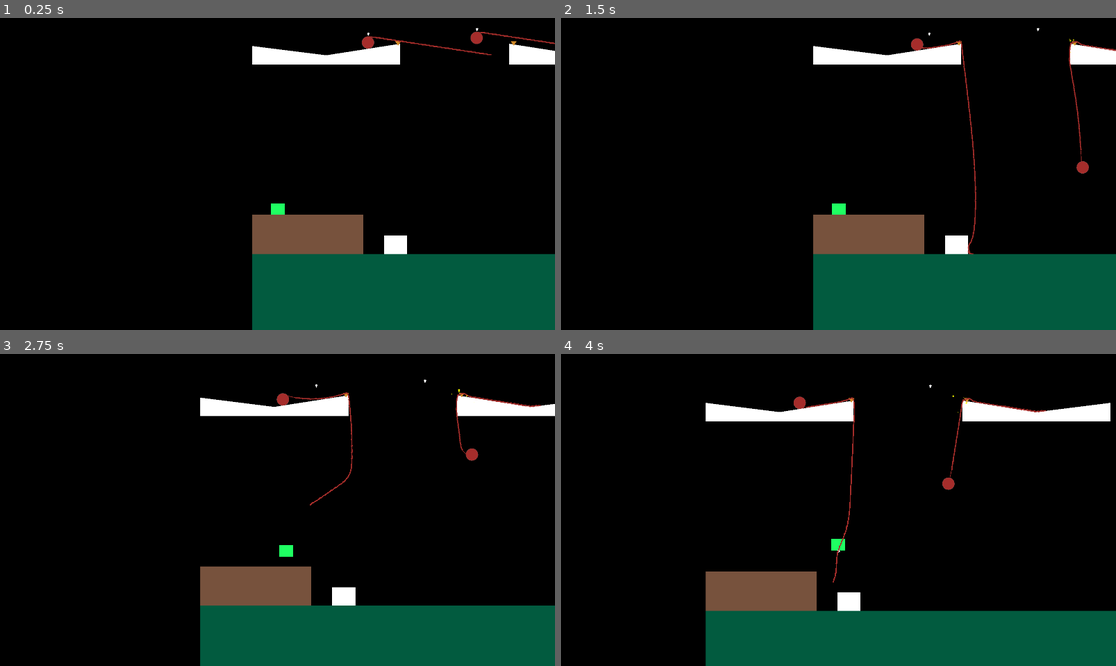
Above: before the commit, frames 1-4 (two rows, left to right).
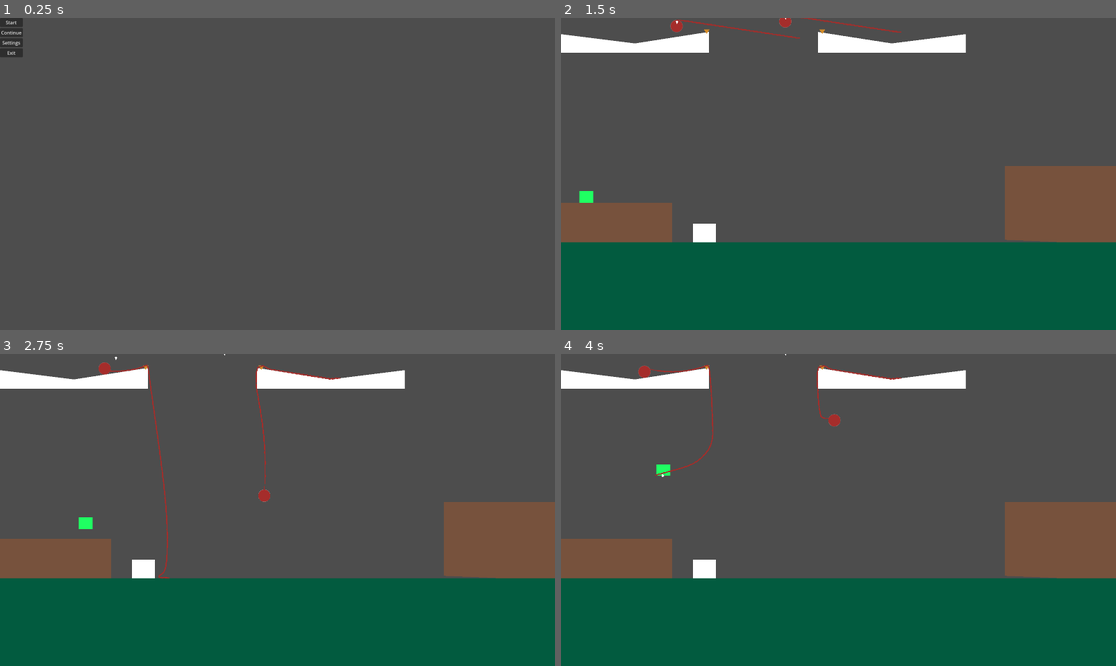
Above: after the commit, the same moments.

Repository: Musa-E/CS422---Group-Project
Game: Godot game, scene res://UI/MainMenu.tscn
Two runs of this game, one before a commit and one after it. Both use one fixed random seed, a clock stepped at 60 frames per second and the inputs below. Before the commit the project starts from res://Levels/TestLevels/RopeSwingTest.tscn.
Inputs (mouse positions are in pixels of both pictures, inside the frame that each line leads up to):
- Up to frame 1 (0.25 s): no input
- Up to frame 2 (1.5 s): click (572, 42) at 0.5 s, where only the run after the commit has a clickable "Settings"; click (572, 21) at 1.25 s, where only the run after the commit has a clickable "Start"
- Up to frame 3 (2.75 s): tap Enter (ui_accept) at 2, 2.27 s; move the mouse to (399, 494) at 2.02 s; hold Right (ui_right) from 2.03 s (still down); hold Right mouse button (grab) from 2.03 s (still down); click (399, 494) at 2.17 s
- Up to frame 4 (4 s): move the mouse to (727, 525) at 2.77 s; release Right mouse button (grab) at 2.78 s; click (727, 525) at 2.85 s; tap Enter (ui_accept) at 3.02 s; move the mouse to (894, 441) at 3.52 s; release Right (ui_right) at 3.53 s; hold Left (ui_left) from 3.53 s (still down); hold Right mouse button (grab) from 3.53 s (still down)

The runs differ from the first frame. In frame 1, 100% of the frame differs, in the area x 0-100%, y 0-100%; in frame 2, 87%; in frame 3, 88%; in frame 4, 87%.

Commit message:
Added main menu functionality
Main scene is now set to the main menu, start takes user to RopeSwingTest level for now, and quit works.

Diff:
--- a/catandyarn/Levels/TestLevels/RopeSwingTest.tscn
+++ b/catandyarn/Levels/TestLevels/RopeSwingTest.tscn
@@ -6,7 +6,6 @@
 [ext_resource type="Texture2D" uid="uid://clcf63l3u6nce" path="res://Yarn/rectangletext.png" id="4_eescl"]
 [ext_resource type="Script" path="res://addons/softbody2d/softbody2d.gd" id="5_x7ymk"]
 [ext_resource type="PhysicsMaterial" uid="uid://chivuxajqnrq0" path="res://Yarn/YarnRopePhysMaterial.tres" id="6_0pds5"]
-[ext_resource type="PackedScene" uid="uid://c8e4sgux2rw6c" path="res://PuzzleComponents/Fireflies/Fireflies.tscn" id="7_sbayn"]
 
 [sub_resource type="RectangleShape2D" id="RectangleShape2D_ml6oy"]
 size = Vector2(1920, 304)
@@ -222,14 +221,11 @@
 
 [node name="YarnRoot" parent="Components" instance=ExtResource("3_xepom")]
 position = Vector2(-504, -8)
-rope_segment_scene = SubResource("PackedScene_gb1nm")
+rope_segment_scene = SubResource("PackedScene_restp")
 on_start_segments = 32
 
 [node name="YarnRoot2" parent="Components" instance=ExtResource("3_xepom")]
 position = Vector2(-128, -24)
-rope_segment_scene = SubResource("PackedScene_nctnw")
+rope_segment_scene = SubResource("PackedScene_umyma")
 on_start_segments = 30
 yarn_mass = 0.5
-
-[node name="Fireflies" parent="Components" instance=ExtResource("7_sbayn")]
-position = Vector2(-16, 24)
--- a/catandyarn/Levels/TestLevels/TestYarnScene.tscn
+++ b/catandyarn/Levels/TestLevels/TestYarnScene.tscn
@@ -1,9 +1,8 @@
-[gd_scene load_steps=7 format=3 uid="uid://dvnqws00oiiv"]
+[gd_scene load_steps=6 format=3 uid="uid://dvnqws00oiiv"]
 
 [ext_resource type="PackedScene" uid="uid://bax30g2jqvhsw" path="res://Yarn/Yarn.tscn" id="1_02mio"]
 [ext_resource type="PackedScene" uid="uid://ckmgps75bg6rs" path="res://PuzzleComponents/YarnPin/YarnPin.tscn" id="2_oh1pi"]
 [ext_resource type="PackedScene" uid="uid://tpbw4ldbls7l" path="res://Player/Cat.tscn" id="3_5db77"]
-[ext_resource type="PackedScene" uid="uid://bc8jl5t4l7koh" path="res://PuzzleComponents/Platforms/falling platform.tscn" id="4_u5aul"]
 
 [sub_resource type="RectangleShape2D" id="RectangleShape2D_md0fi"]
 size = Vector2(1152.25, 190)
@@ -78,7 +77,4 @@
 position = Vector2(604, 411)
 
 [node name="Cat" parent="LevelComponents" instance=ExtResource("3_5db77")]
-position = Vector2(132, 585)
-
-[node name="Node2D" parent="." instance=ExtResource("4_u5aul")]
-position = Vector2(380, 564)
+position = Vector2(128, 560)
--- a/catandyarn/Player/Cat.gd
+++ b/catandyarn/Player/Cat.gd
@@ -127,8 +127,3 @@
 	#print(attached_rope_segments)
 	if len(attached_rope_segments) < 1:
 		can_attach = false
-
-@onready var camera = $Camera2D  # Reference to the Camera2D node
-
-func _ready():
-	camera.make_current()  # This sets this Camera2D as the active camera
--- a/catandyarn/Player/Cat.tscn
+++ b/catandyarn/Player/Cat.tscn
@@ -50,10 +50,5 @@
 color = Color(0.792157, 0.211765, 0.101961, 1)
 polygon = PackedVector2Array(32, -32, 56, -32, 56, -8, 32, -8)
 
-[node name="Camera2D" type="Camera2D" parent="."]
-position = Vector2(-1, -141)
-position_smoothing_enabled = true
-rotation_smoothing_enabled = true
-
 [connection signal="body_entered" from="CheckRopeTouch" to="." method="_on_check_rope_touch_body_entered"]
 [connection signal="body_exited" from="CheckRopeTouch" to="." method="_on_check_rope_touch_body_exited"]
--- /dev/null
+++ b/catandyarn/UI/MainMenu.tscn
@@ -0,0 +1,41 @@
+[gd_scene load_steps=2 format=3 uid="uid://ddjv8kikxl0e1"]
+
+[ext_resource type="Script" path="res://menu.gd" id="1_qbgbe"]
+
+[node name="Menu" type="Control"]
+layout_mode = 3
+anchors_preset = 15
+anchor_right = 1.0
+anchor_bottom = 1.0
+grow_horizontal = 2
+grow_vertical = 2
+script = ExtResource("1_qbgbe")
+
+[node name="MarginContainer" type="MarginContainer" parent="."]
+layout_mode = 0
+offset_right = 40.0
+offset_bottom = 40.0
+
+[node name="VBoxContainer" type="VBoxContainer" parent="MarginContainer"]
+layout_mode = 2
+
+[node name="Start" type="Button" parent="MarginContainer/VBoxContainer"]
+layout_mode = 2
+text = "Start"
+
+[node name="Continue" type="Button" parent="MarginContainer/VBoxContainer"]
+layout_mode = 2
+text = "Continue"
+
+[node name="Settings" type="Button" parent="MarginContainer/VBoxContainer"]
+layout_mode = 2
+text = "Settings"
+
+[node name="Exit" type="Button" parent="MarginContainer/VBoxContainer"]
+layout_mode = 2
+text = "Exit"
+
+[connection signal="pressed" from="MarginContainer/VBoxContainer/Start" to="." method="_on_start_pressed"]
+[connection signal="pressed" from="MarginContainer/VBoxContainer/Continue" to="." method="_on_continue_pressed"]
+[connection signal="pressed" from="MarginContainer/VBoxContainer/Settings" to="." method="_on_settings_pressed"]
+[connection signal="pressed" from="MarginContainer/VBoxContainer/Exit" to="." method="_on_exit_pressed"]
--- /dev/null
+++ b/catandyarn/menu.gd
@@ -0,0 +1,23 @@
+# Filename: MainMenu
+# Author: Musa Elqaq
+# Purpose: Basic control for main menu
+
+extends Control
+
+
+# When start button is pressed
+func _on_start_pressed() -> void:
+	get_tree().change_scene_to_file("res://Levels/TestLevels/RopeSwingTest.tscn")
+
+# When continue button is pressed
+func _on_continue_pressed() -> void:
+	pass # Replace with function body.
+
+# When settings button is pressed
+func _on_settings_pressed() -> void:
+	pass # Replace with function body.
+
+
+# Exit the game
+func _on_exit_pressed() -> void:
+	get_tree().quit()
--- a/catandyarn/project.godot
+++ b/catandyarn/project.godot
@@ -11,7 +11,7 @@
 [application]
 
 config/name="CatAndYarn"
-run/main_scene="res://Levels/TestLevels/RopeSwingTest.tscn"
+run/main_scene="res://UI/MainMenu.tscn"
 config/features=PackedStringArray("4.3", "GL Compatibility")
 config/icon="res://icon.svg"
 
@@ -88,4 +88,3 @@
 
 renderer/rendering_method="gl_compatibility"
 renderer/rendering_method.mobile="gl_compatibility"
-environment/defaults/default_clear_color=Color(0, 0, 0, 1)
Not shown: 4 places in catandyarn/Levels/TestLevels/RopeSwingTest.tscn that only renumber resources
Not shown, changed: catandyarn/export_presets.cfg
